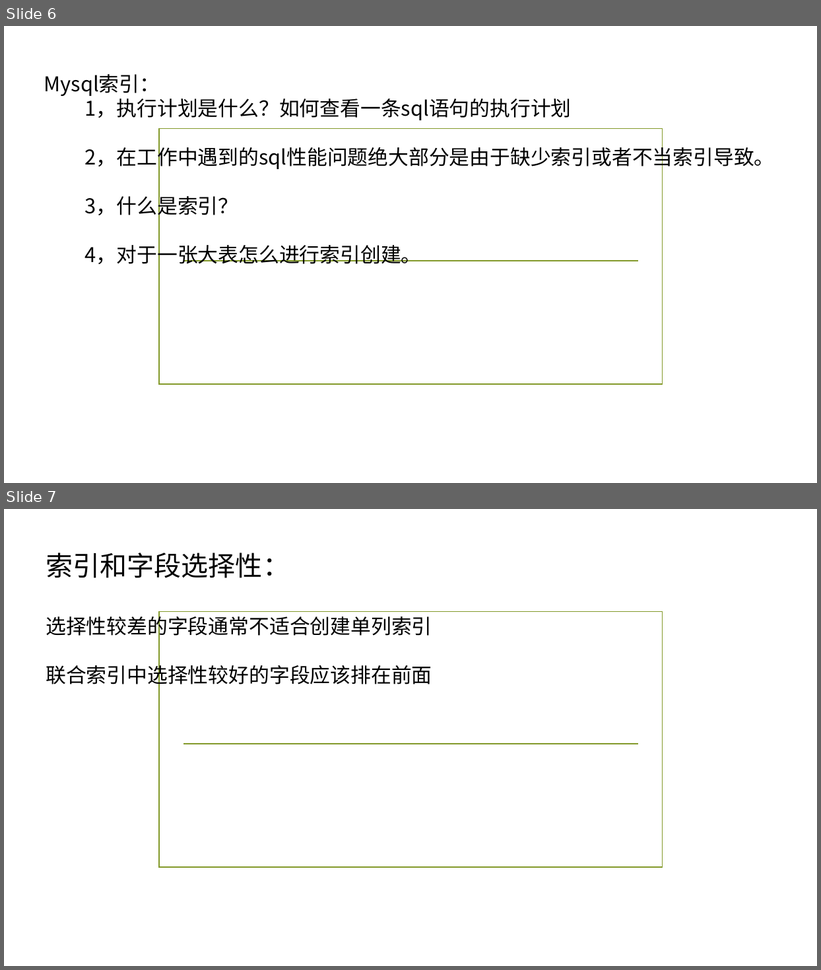
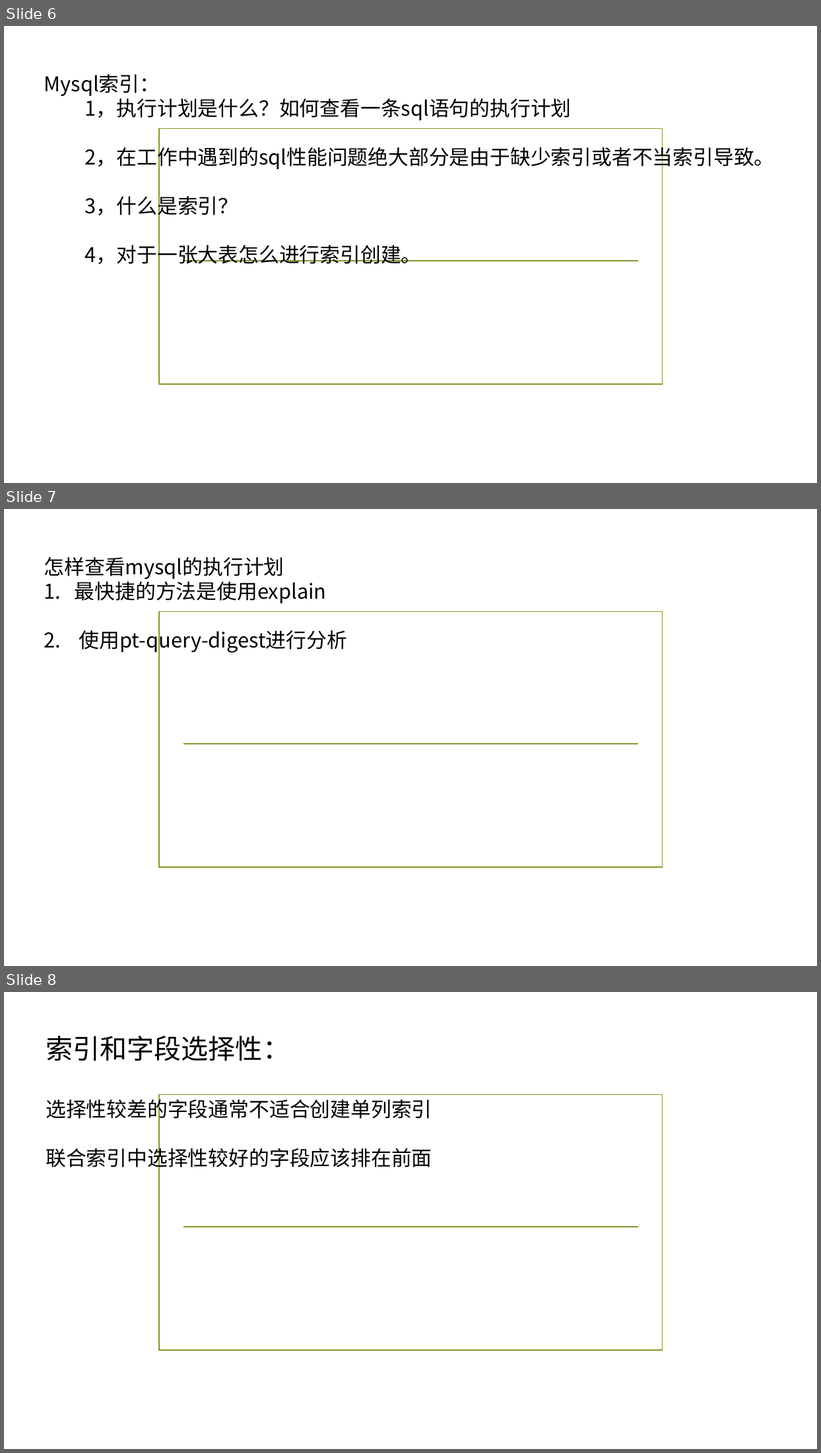
Before and after one commit to ronghuaihai/sharefiles, a slide deck: 数据库演示.pptx. Shown one above the other, each under a label of ours: slides 6 and 7 before the commit, slides 6, 7 and 8 after it. The pictures are 821x970 and 821x1453 pixels, drawn with LibreOffice and Linux fonts; fonts in the diff are those of the drawing; background and template pictures are left out. Boxes give left, top, right and bottom in pixels: in the first picture for what was removed or moved away, otherwise in the second. Text is boxed around its words. In the diff, an @@ line names an element or a change of style, - is before the commit and + after.

Commit message:
20161015 commit

```diff
--- a/数据库演示.pptx
+++ b/数据库演示.pptx
@@ slide 7 added at <box>4,509,817,966</box>, background picture (left out); not listed: 2 template elements that a slide beside it also shows @@
@@ text added at <box>44,557,347,654</box>, 24 pt, text #000000 @@
+怎样查看mysql的执行计划
+1. 最快捷的方法是使用explain
+2. 使用pt-query-digest进行分析
@@ what was slide 7 is now slide 8 @@
```
